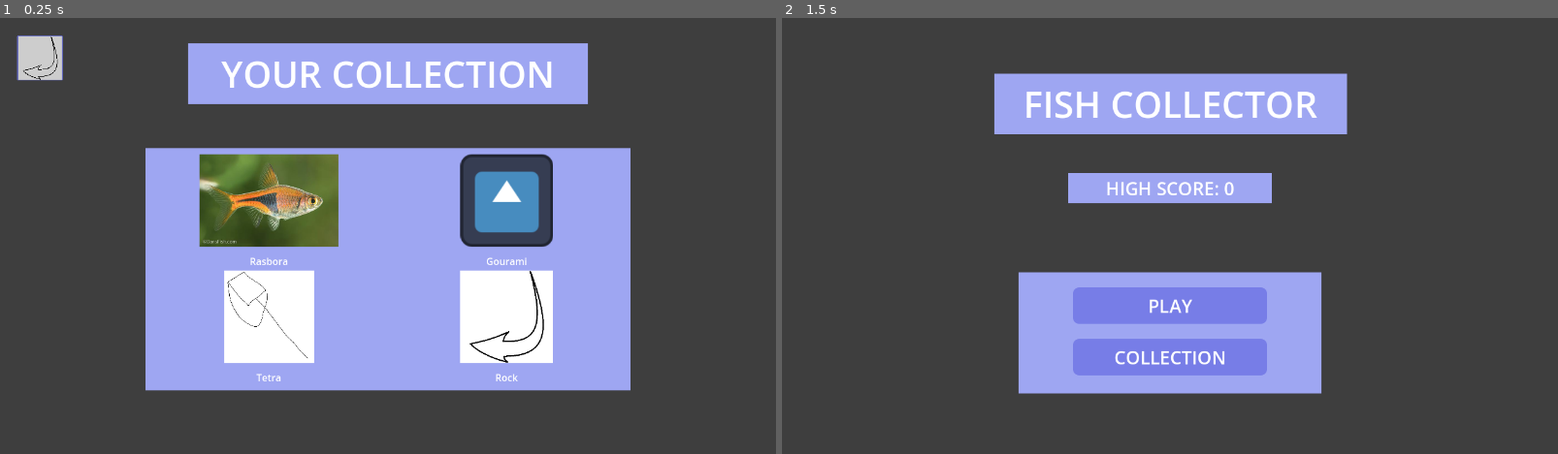
Above: before the commit, frames 1-2 (left to right).
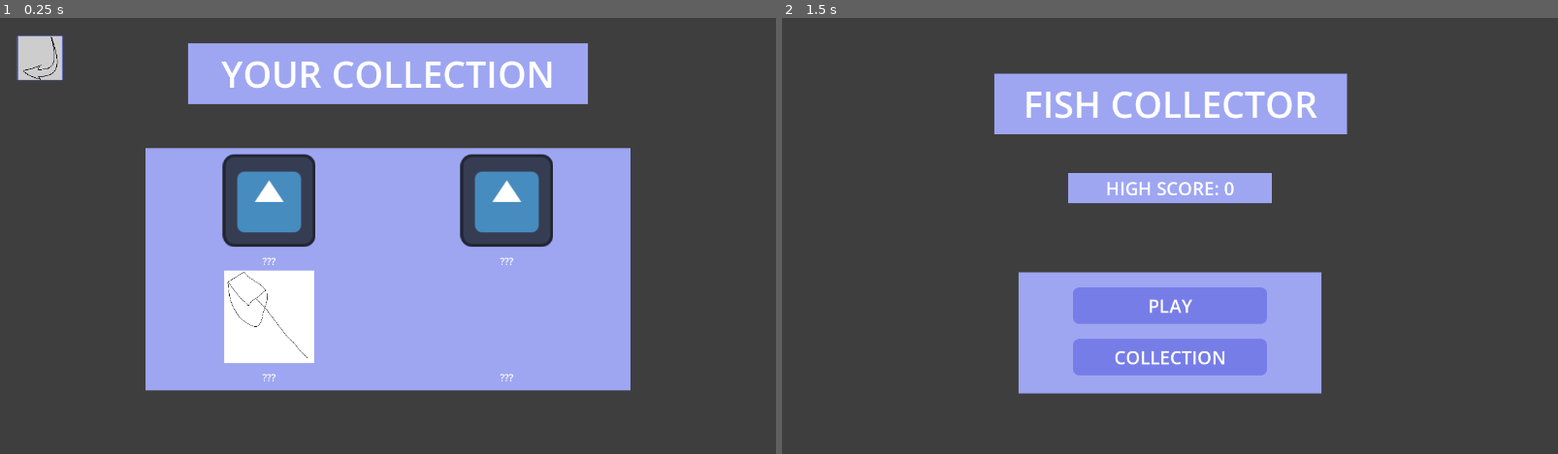
Above: after the commit, the same moments.

Repository: lolyay270/Mobile-Dev-Small
Game: Godot game, scene res://scenes/collection.tscn
Two runs of this game, one before a commit and one after it. Both use one fixed random seed, a clock stepped at 60 frames per second and the inputs below. This scene is started directly instead of the project's main scene. The engine's default icon, where the game draws it, is replaced by a stand-in: a white triangle on a blue panel in a dark square.
Inputs (mouse positions are in pixels of both pictures, inside the frame that each line leads up to):
- Up to frame 1 (0.25 s): no input
- Up to frame 2 (1.5 s): tap Enter at 0.5 s; move the mouse to (1340, 214) at 0.52 s; press the mouse at (1340, 214) at 0.53 s; release the mouse at (1340, 214) at 1.25 s; click (820, 57) at 1.25 s

The runs differ from the first frame. In frame 1, 6.5% of the frame differs, in the area x 25-72%, y 31-84%; in frame 2, nothing differs.

Commit message:
feat(collect): hide info if undiscovered

Diff:
--- a/scripts/UI elements/collectable.gd
+++ b/scripts/UI elements/collectable.gd
@@ -7,6 +7,10 @@
 func setStats(res: Resource):
 	stats = res
 
-	#change sprite to match stats
-	sprite.texture = stats.sprite
-	fishName.text = stats.name
+	# only if discovered, show full info
+	if GameManager.discovered.get(stats.name) == true:
+		sprite.texture = stats.sprite
+		fishName.text = stats.name
+	else:
+		sprite.texture = stats.silhouette
+		fishName.text = "???"
